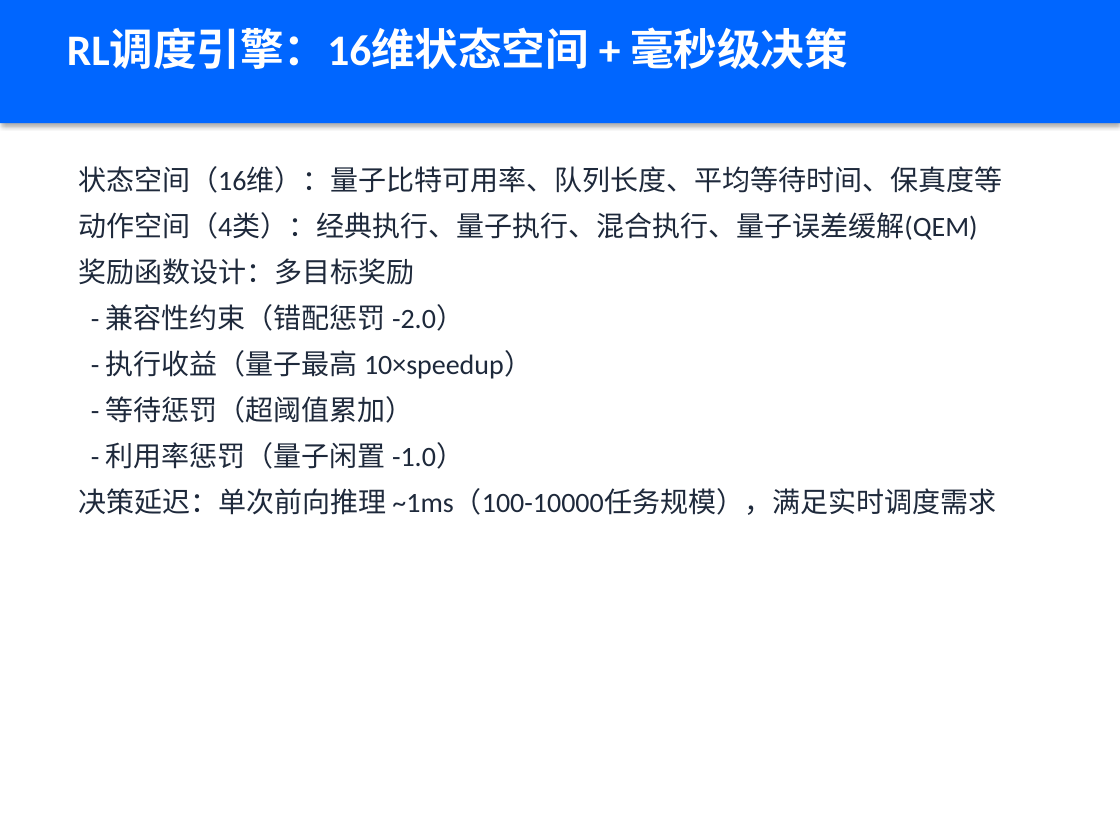
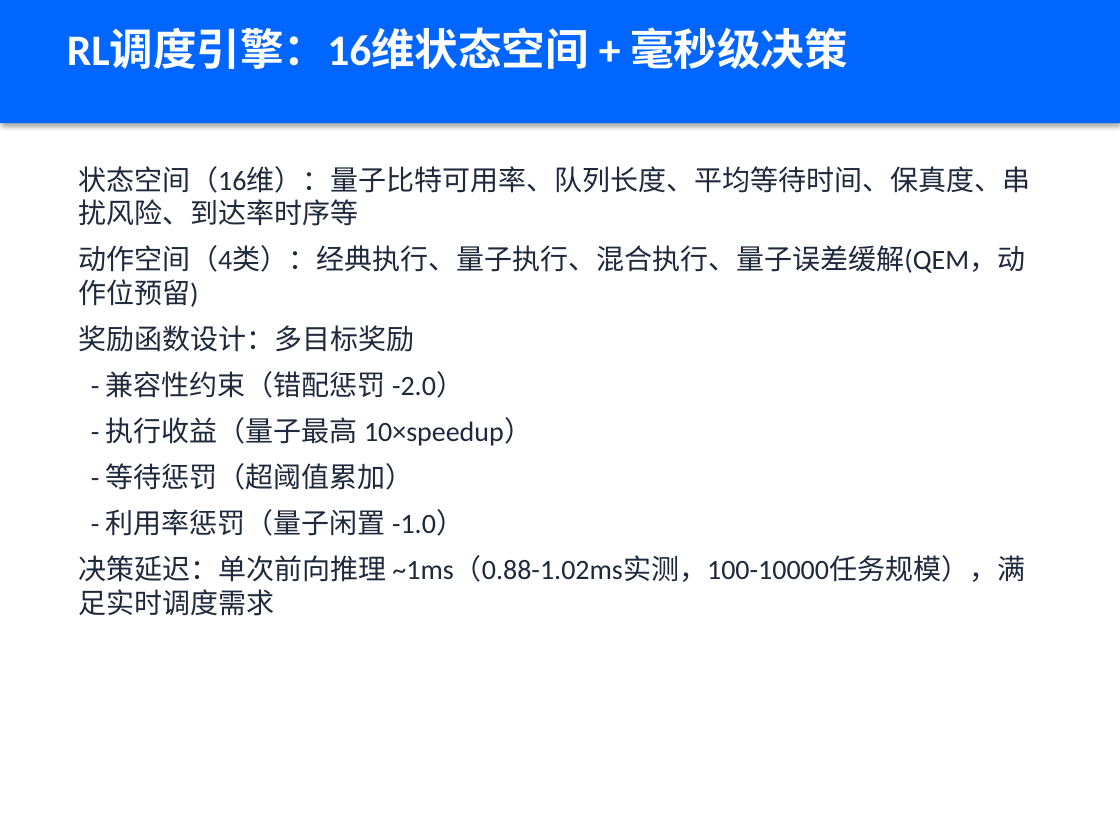
Before and after one commit to xiabai2008/quantum-rl-scheduler, a slide deck: slide 4 of deliverable_models/答辩PPT.pptx. Drawn at 1120x840 pixels with LibreOffice and Linux fonts; fonts in the diff are those of the drawing. Boxes give left, top, right and bottom in pixels: in the first picture for what was removed or moved away, otherwise in the second. Text is boxed around its words. In the diff, an @@ line names an element or a change of style, - is before the commit and + after.

Commit message:
docs: 答辩PPT按新叙事重构 - 双向赋能标题/感知闭环/金融场景/可信度主张
基于 defense_narrative_v1 + industry_case_finance_v1 重写PPT内容:
- P1封面: '量子+AI双向赋能'+金句'AI让量子算力被用好,量子让AI更懂真实世界'
- P2问题定义: 从'利用噪声优化鲁棒性'改为'赛题双向赋能闭环'
- P3方案: '双向感知闭环'框架
- P4: QEM标注'动作位预留'(与实现一致)
- P5: 补统计协议(双检验/28组Bonferroni/CI/功效)
- P8: 噪声敏感性评估(负向机制叙事, N=25配对p=2.98e-08)
- P15: 工程化与可信度(3720/3741+数字门禁+统计协议)
- P16: 替换价值量化为金融行业场景(量子金融风险计算)
- P18: 补双向赋能/利用率/真机验证/真实客户4问答
- 清理: 10,950/375,950/3717/突发洪峰/鲁棒性残留全清

```diff
--- a/deliverable_models/答辩PPT.pptx
+++ b/deliverable_models/答辩PPT.pptx
@@ text at box(78, 166, 1030, 307): text changed @@
-状态空间（16维）：量子比特可用率、队列长度、平均等待时间、保真度等
-动作空间（4类）：经典执行、量子执行、混合执行、量子误差缓解(QEM)
+状态空间（16维）：量子比特可用率、队列长度、平均等待时间、保真度、串扰风险、到达率时序等
+动作空间（4类）：经典执行、量子执行、混合执行、量子误差缓解(QEM，动作位预留)
@@ text at box(78, 555, 1025, 616): text changed @@
-决策延迟：单次前向推理 ~1ms（100-10000任务规模），满足实时调度需求
+决策延迟：单次前向推理 ~1ms（0.88-1.02ms实测，100-10000任务规模），满足实时调度需求
```
Also in this commit, not shown: 8 other slides changed, 1 slide added, 1 slide removed, 1 other file.
